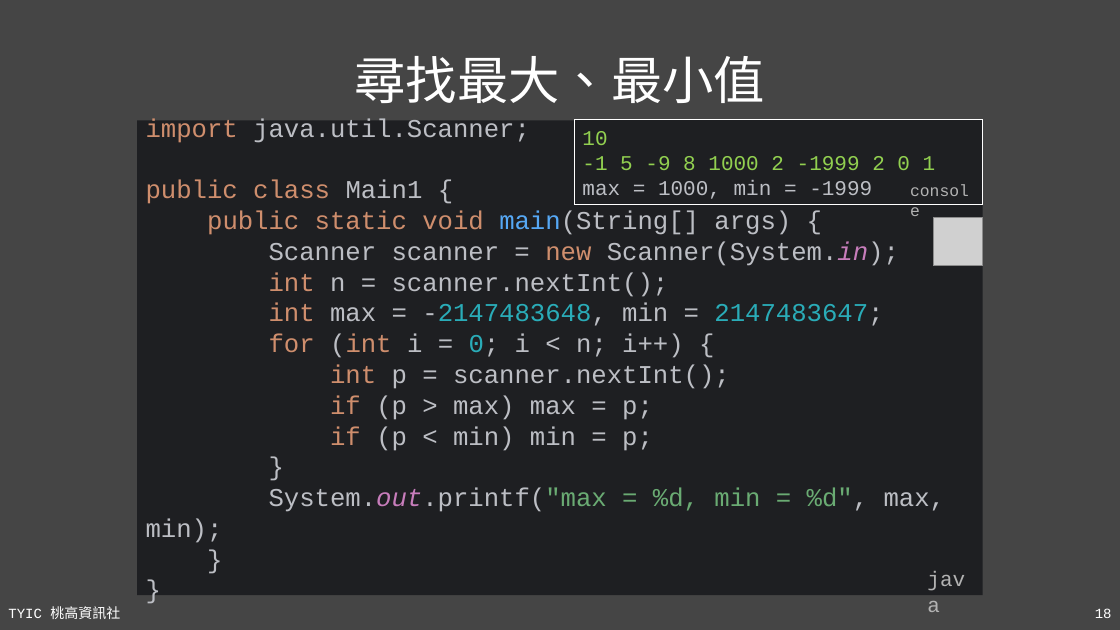
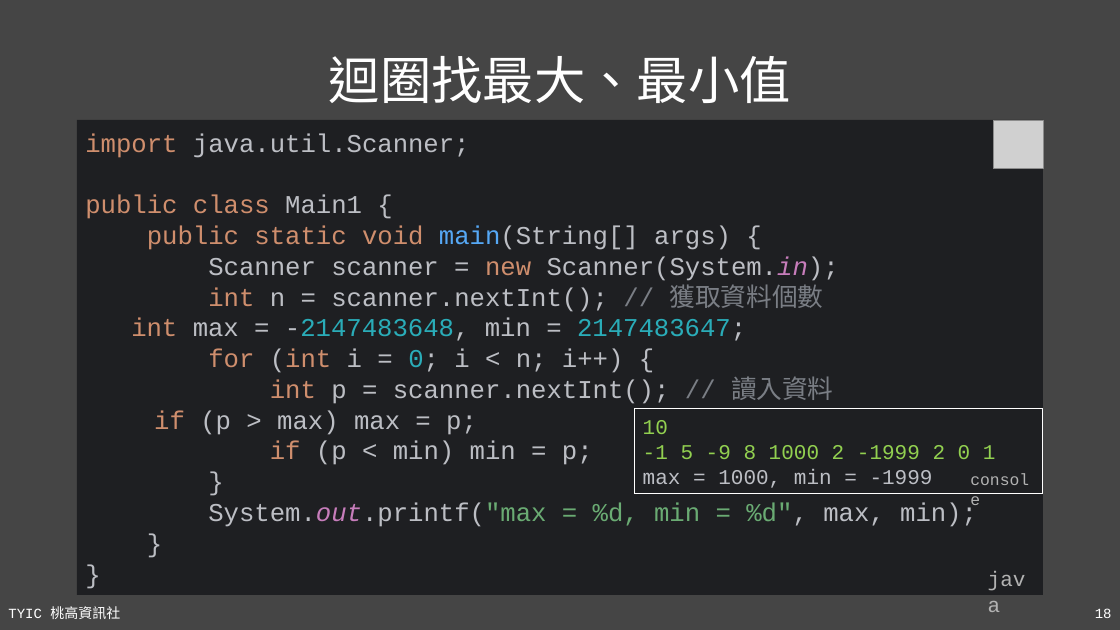
Before and after one commit to TYSHIC/slides, a slide deck: slide 18 of ppt/90_基礎資料結構與演算法.pptx. Drawn at 1120x630 pixels with LibreOffice and Linux fonts; fonts in the diff are those of the drawing; grey boxes stand for pictures. Boxes give left, top, right and bottom in pixels: in the first picture for what was removed or moved away, otherwise in the second. Text is boxed around its words. In the diff, an @@ line names an element or a change of style, - is before the commit and + after.

```diff
--- a/ppt/90_基礎資料結構與演算法.pptx
+++ b/ppt/90_基礎資料結構與演算法.pptx
@@ title at [329,56,791,103]: text changed @@
-尋找最大、最小值
+迴圈找最大、最小值
@@ rectangle "import java.util.Scanner; public class Main1 ...": place and size @@
-rectangle "import java.util.Scanner; public class Main1 ..." at [137,120,982,595]
+rectangle "import java.util.Scanner; public class Main1 ..." at [77,120,1044,595]
@@ text in rectangle at [85,133,977,527]: text changed @@
-import java.util.Scanner;
-public class Main1 {
-public static void main(String[] args) {
-Scanner scanner = new Scanner(System.in);
-int n = scanner.nextInt();
-int max = -2147483648, min = 2147483647;
-for (int i = 0; i < n; i++) {
-int p = scanner.nextInt();
-if (p > max) max = p;
-if (p < min) min = p;
-}
-System.out.printf("max = %d, min = %d", max, min);
-}
-}
+import java.util.Scanner;
+public class Main1 {
+public static void main(String[] args) {
+Scanner scanner = new Scanner(System.in);
+int n = scanner.nextInt(); // 獲取資料個數
+int max = -2147483648, min = 2147483647;
+for (int i = 0; i < n; i++) {
+int p = scanner.nextInt(); // 讀入資料
+if (p > max) max = p;
+if (p < min) min = p;
+}
+System.out.printf("max = %d, min = %d", max, min);
+}
+}
@@ picture: place and size @@
-picture at [933,218,983,266]
+picture at [994,120,1044,169]
@@ rectangle "10": place and size @@
-rectangle "10" at [574,120,982,205]
+rectangle "10" at [634,408,1043,493]
@@ text "console": place and size @@
-text "console" at [902,176,983,205]
+text "console" at [962,465,1043,494]
@@ text "java": place and size @@
-text "java" at [919,562,983,596]
+text "java" at [980,562,1044,596]
```
Also in this commit, not shown: 6 other slides changed, 1 slide added, 24 other files.
